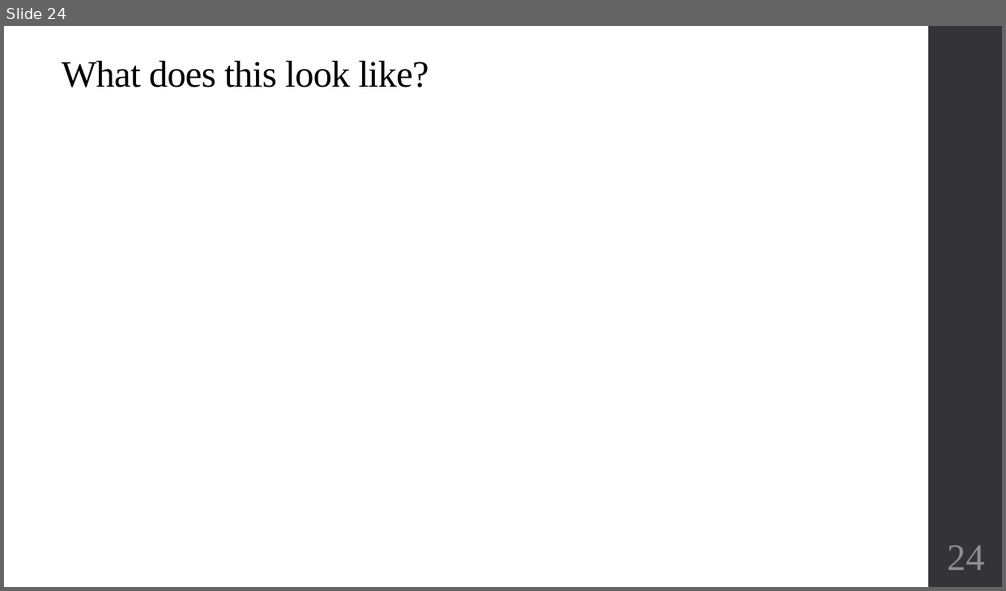
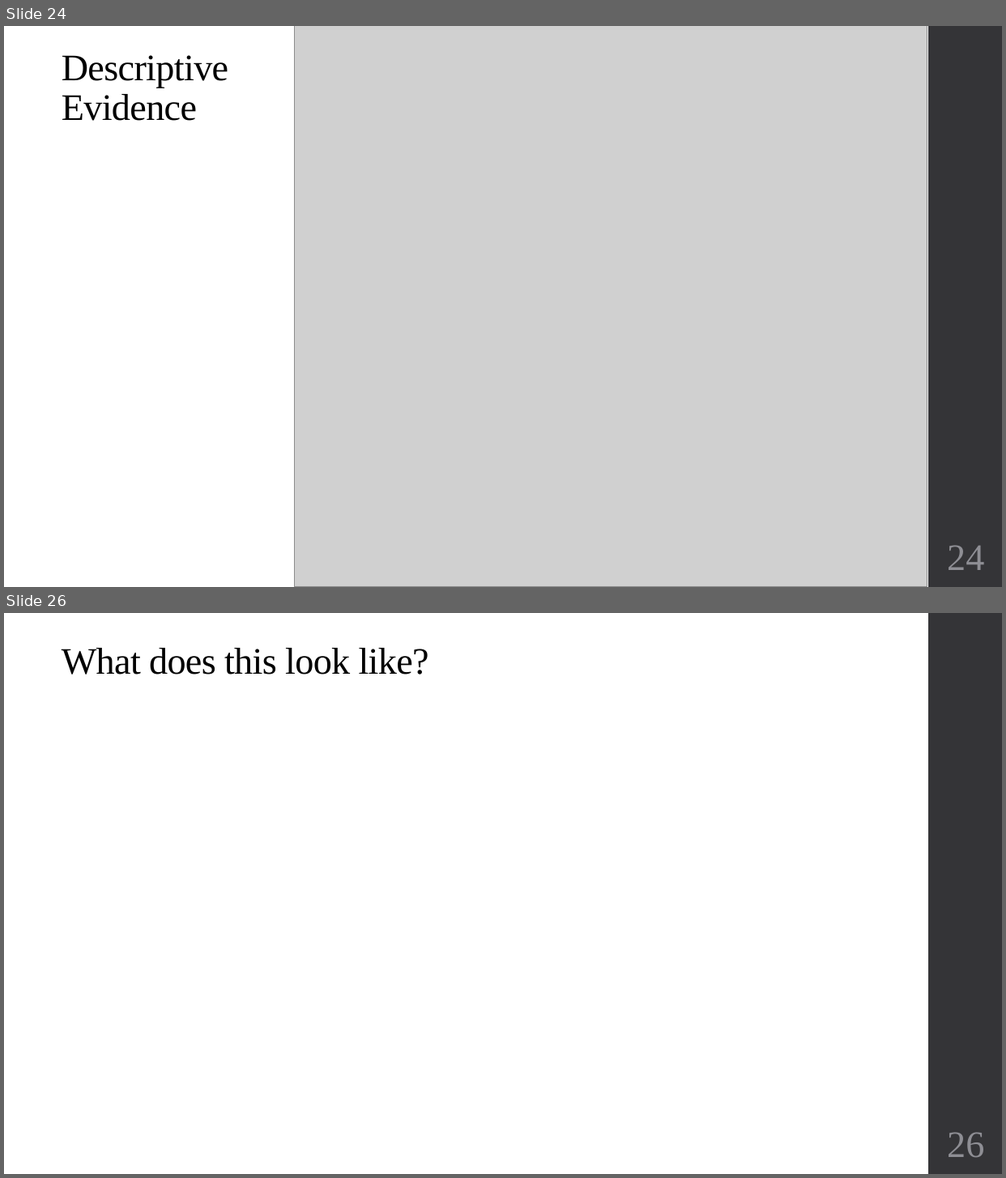
Before and after one commit to alex-hoagland/HAD6750H, a slide deck: Lecture10_BehavioralHealthEcon/L10Slides_BehavioralHealth_2023W.pptx. Shown one above the other, each under a label of ours: slide 24 before the commit, slides 24 and 26 after it; the slides between them are not shown. The pictures are 1006x591 and 1006x1178 pixels, drawn with LibreOffice and Linux fonts; fonts in the diff are those of the drawing; grey boxes stand for pictures. Boxes give left, top, right and bottom in pixels: in the first picture for what was removed or moved away, otherwise in the second. Text is boxed around its words. In the diff, an @@ line names an element or a change of style, - is before the commit and + after.

```diff
--- a/Lecture10_BehavioralHealthEcon/L10Slides_BehavioralHealth_2023W.pptx
+++ b/Lecture10_BehavioralHealthEcon/L10Slides_BehavioralHealth_2023W.pptx
@@ slide 24 added at [4, 26, 1002, 587], background #FFFFFF; not listed: 1 template element that a slide beside it also shows @@
@@ picture added at [295, 26, 928, 587] @@
@@ text added at [62, 55, 228, 121], 36 pt, text #000000 @@
+Descriptive
+Evidence
@@ page number added at [947, 545, 984, 570], 36 pt, text #8E8E94 @@
+24
@@ what was slide 24 is now slide 26 @@
@@ page number at [947, 1132, 984, 1157]: text changed @@
-24
+26
```
Also in this commit, not shown: 1 slide changed, 3 other slides added, 3 other files.
